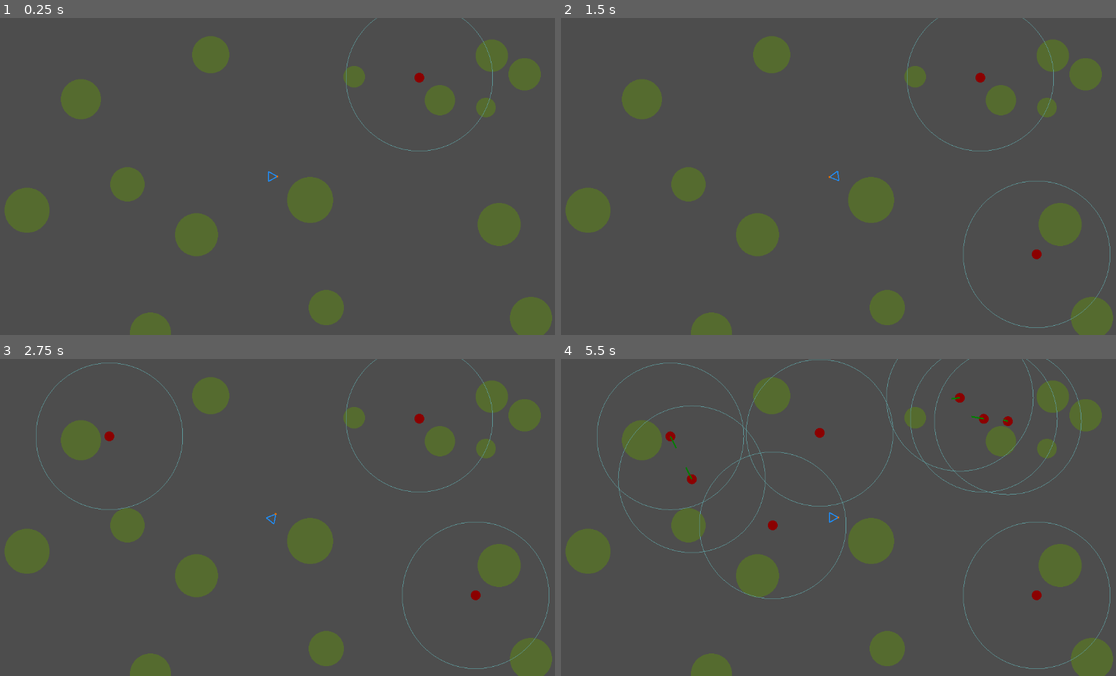
Above: before the commit, frames 1-4 (two rows, left to right).
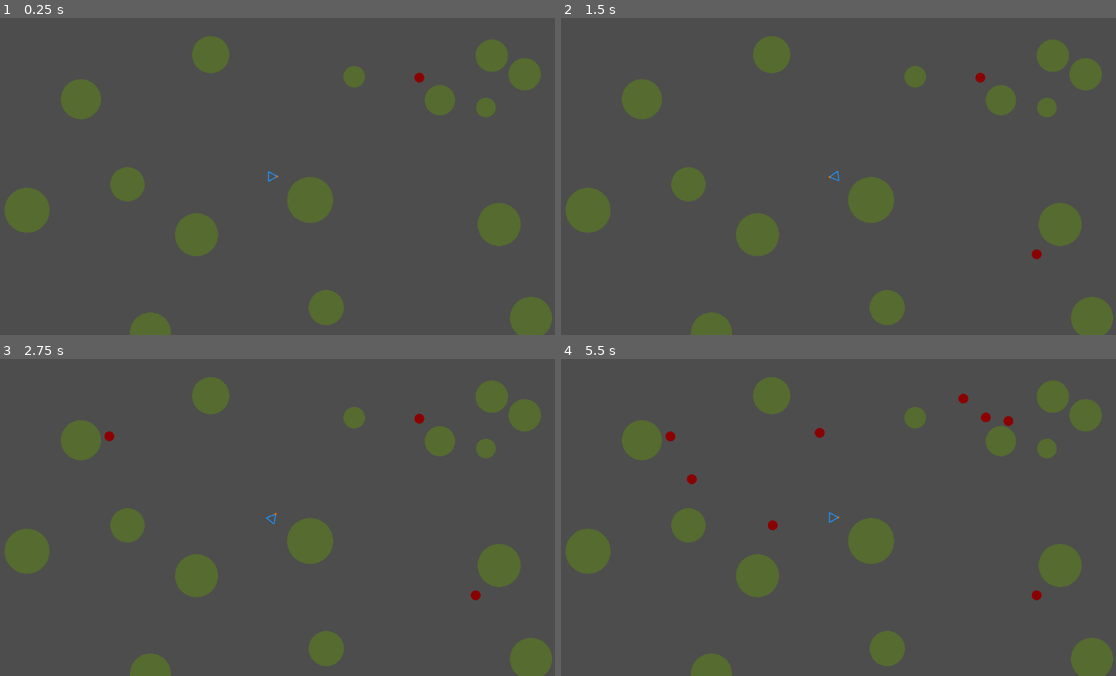
Above: after the commit, the same moments.

Repository: MagnusLucas/ai_1_zombie
Game: Godot game, scene res://main.tscn
Two runs of this game, one before a commit and one after it. Both use one fixed random seed, a clock stepped at 60 frames per second and the inputs below.
Inputs (mouse positions are in pixels of both pictures, inside the frame that each line leads up to):
- Up to frame 1 (0.25 s): no input
- Up to frame 2 (1.5 s): tap Enter at 0.5 s; move the mouse to (960, 160) at 0.52 s; click (960, 160) at 0.67 s; tap Space at 1.25 s; move the mouse to (721, 192) at 1.27 s; click (721, 192) at 1.42 s
- Up to frame 3 (2.75 s): tap Enter at 2 s; move the mouse to (327, 447) at 2.02 s; click (327, 447) at 2.17 s
- Up to frame 4 (5.5 s): tap Space at 2.75, 4.25 s; move the mouse to (805, 580) at 2.77 s; click (805, 580) at 2.92 s; tap Enter at 3.5 s; move the mouse to (1005, 565) at 3.52 s; click (1005, 565) at 3.67 s; move the mouse to (666, 469) at 4.27 s; click (666, 469) at 4.42 s; move the mouse to (860, 517) at 5.02 s; click (860, 517) at 5.17 s

The runs differ from the first frame. In frame 1, 0.1% of the frame differs, in the area x 62-89%, y 0-43%; in frame 2, 0.3%; in frame 3, 0.5%; in frame 4, 1.4%, in the area x 6-99%, y 0-98%.

Commit message:
Fixed cohesion

Diff:
--- a/groupSteering.gd
+++ b/groupSteering.gd
@@ -10,14 +10,15 @@
 	this_zombie = get_parent()
 
 func _draw() -> void:
-	draw_circle(Vector2i(0,0), NEIGHBOURING_RADIUS, Color.CADET_BLUE, false)
+	#draw_circle(Vector2i(0,0), NEIGHBOURING_RADIUS, Color.CADET_BLUE, false)
+	pass
 
 func calculate_steering_force():
 	var force_sum = Vector2.ZERO
 	var neighbours = _get_neighbours(NEIGHBOURING_RADIUS)
-	force_sum += _cohesion(neighbours, Color.WEB_GREEN)
-	#force_sum += _alignment(neighbours, Color.BLUE)
-	#force_sum += _separation(neighbours, Color.RED) * 10
+	force_sum += _cohesion(neighbours)
+	force_sum += _alignment(neighbours)
+	force_sum += _separation(neighbours) * 10
 	return force_sum
 
 func _get_neighbours(radius):
@@ -81,11 +82,12 @@
 		#make sure *this* agent isn't included in the calculations and that
 		#the agent being examined is a neighbor  --> handled in _get_neighbours
 		CenterOfMass += neighbour.position
-		if (NeighborCount > 0):
-			#the center of mass is the average of the sum of positions
-			CenterOfMass /= NeighborCount
-			#now seek toward that position
-			SteeringForce = this_zombie.steering_behaviour.seek(CenterOfMass)
+	if (NeighborCount > 0):
+		#the center of mass is the average of the sum of positions
+		CenterOfMass /= NeighborCount
+		#now seek toward that position
+		SteeringForce = this_zombie.steering_behaviour.seek(CenterOfMass)
 	if color:
+		print(CenterOfMass, " ", NeighborCount, " ", SteeringForce, " ", this_zombie.position)
 		this_zombie.steering_behaviour.forces_to_draw[color] = SteeringForce
 	return SteeringForce
--- a/main.gd
+++ b/main.gd
@@ -11,7 +11,7 @@
 	for i in range(Globals.OBSTACLE_COUNT):
 		_create_obstacle()
 	for i in range(Globals.ZOMBIE_COUNT):
-		_create_zombie()
+		_create_zombie("special")
 
 
 # Called every frame. 'delta' is the elapsed time since the previous frame.
@@ -37,11 +37,11 @@
 	obstacles.append(obstacle)
 	add_child(obstacle)
 
-func _create_zombie():
+func _create_zombie(zombie_name = null):
 	var window_size = get_viewport_rect().size
 	var coords = Vector2i(randi_range(0+Zombie.radius, window_size.x-1-Zombie.radius),randi_range(0+Zombie.radius, window_size.y-1-Zombie.radius))
 	while !(Zombie.not_on_obstacle_or_zombie(obstacles, zombies, coords) and is_not_on_player(coords, Zombie.radius)):
 		coords = Vector2i(randi_range(0+Zombie.radius, window_size.x-1-Zombie.radius),randi_range(0+Zombie.radius, window_size.y-1-Zombie.radius))
-	var zombie = Zombie.new(coords)
+	var zombie = Zombie.new(coords, zombie_name)
 	zombies.append(zombie)
 	add_child(zombie)
--- a/zombie.gd
+++ b/zombie.gd
@@ -26,8 +26,10 @@
 			return false
 	return true
 
-func _init(coords) -> void:
+func _init(coords, zombie_name = null) -> void:
 	position = coords
+	if zombie_name:
+		name = zombie_name
 
 func _ready() -> void:
 	steering_behaviour = Steering_Behaviors.new()
